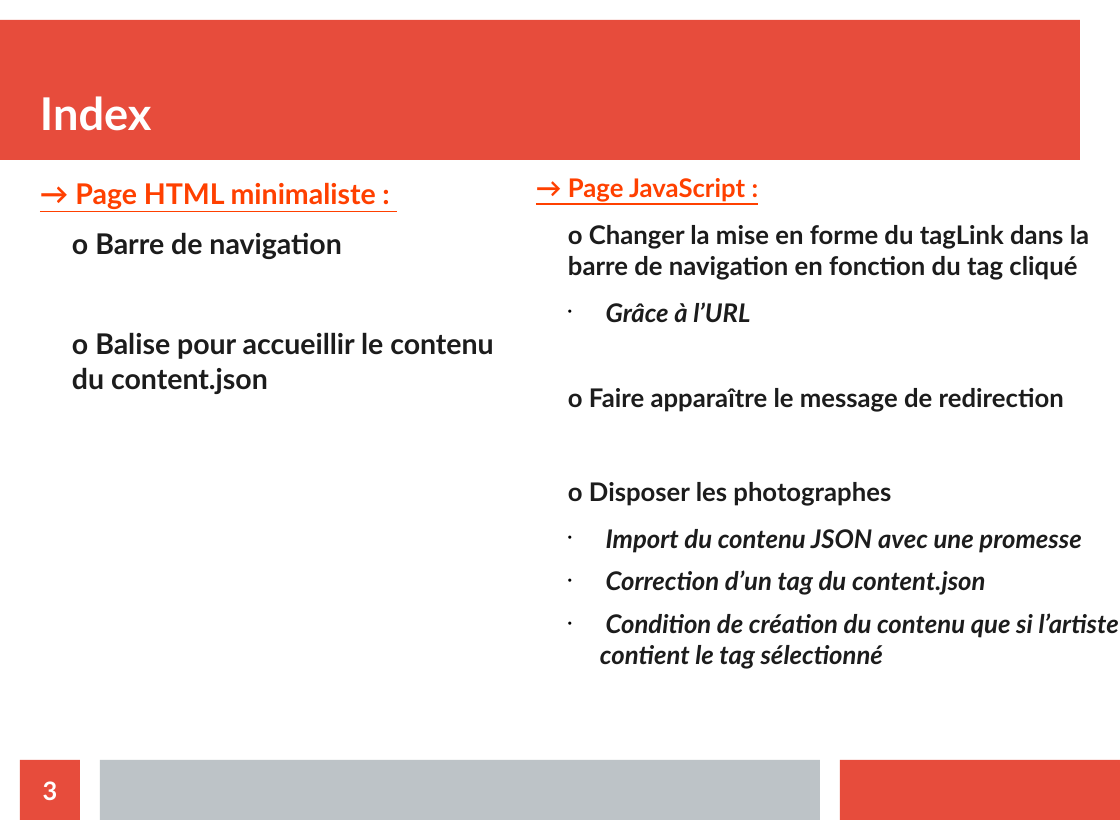
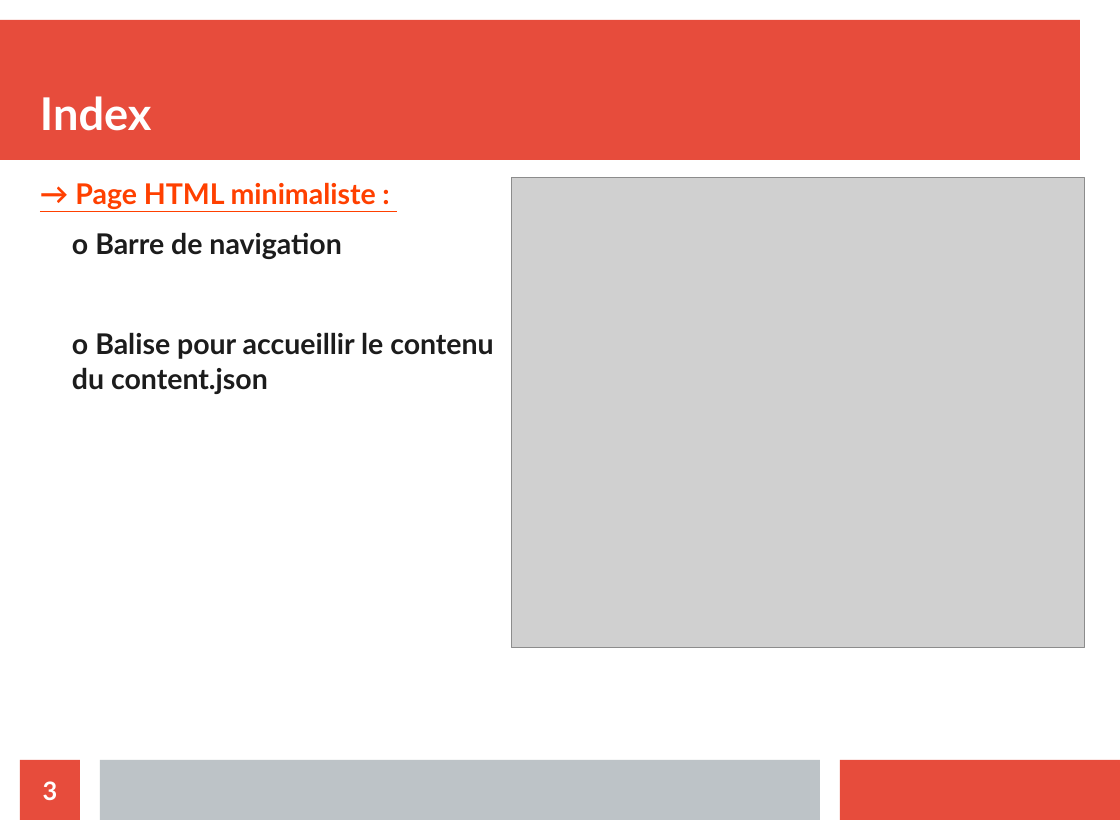
Before and after one commit to xgascon/P6_Fisheye, a slide deck: slide 3 of Présentation P6_XavierGascon.odp. Drawn at 1120x840 pixels with LibreOffice and Linux fonts; fonts in the diff are those of the drawing; grey boxes stand for pictures. Boxes give left, top, right and bottom in pixels: in the first picture for what was removed or moved away, otherwise in the second. Text is boxed around its words. In the diff, an @@ line names an element or a change of style, - is before the commit and + after.

```diff
--- a/Présentation P6_XavierGascon.odp
+++ b/Présentation P6_XavierGascon.odp
@@ picture added at <box>512,177,1085,647</box> @@
@@ text removed at <box>568,178,1119,669</box> @@
-→ Page JavaScript :
-  o Changer la mise en forme du tagLink dans la barre de navigation en fonction du tag cliqué
-    • Grâce à l’URL
-  o Faire apparaître le message de redirection
-  o Disposer les photographes
-    • Import du contenu JSON avec une promesse
-    • Correction d’un tag du content.json
-    • Condition de création du contenu que si l’artiste contient le tag sélectionné
```
Also in this commit, not shown: 4 other slides changed, 6 slides added, 3 slides removed, 6 other files.
